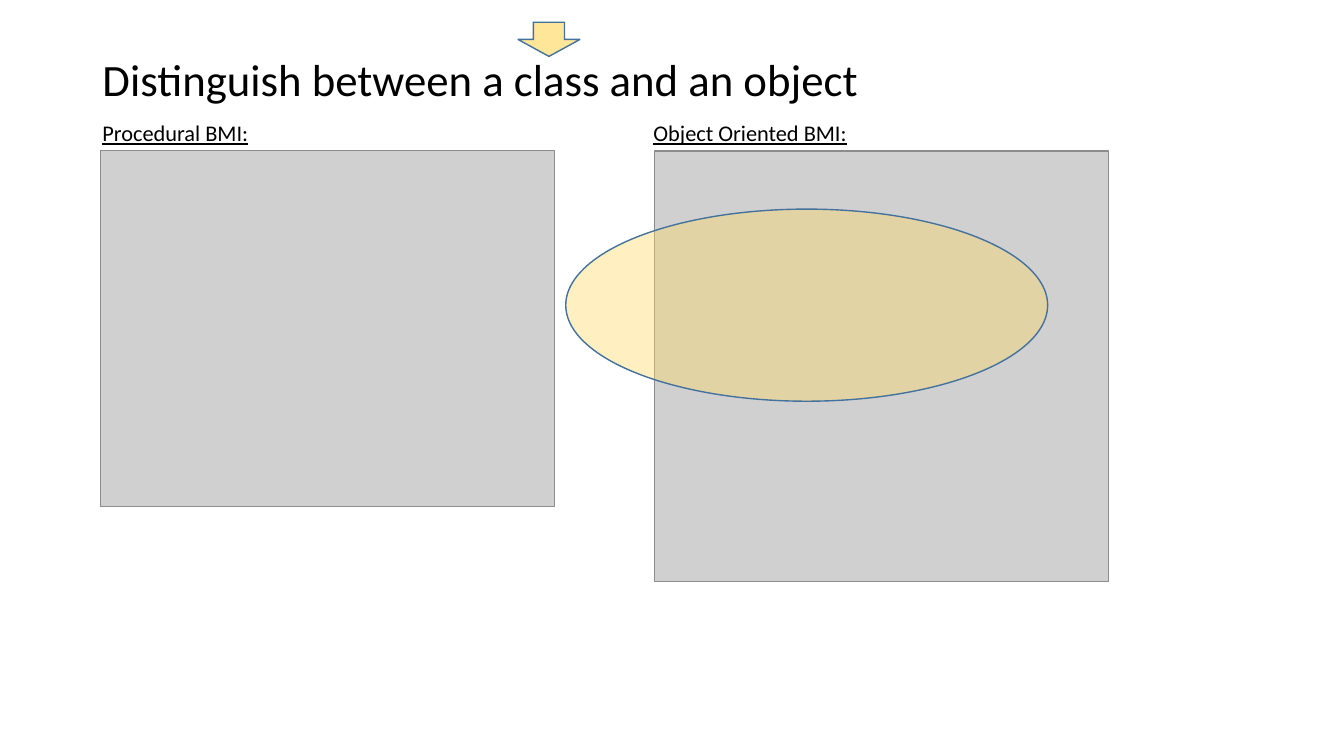
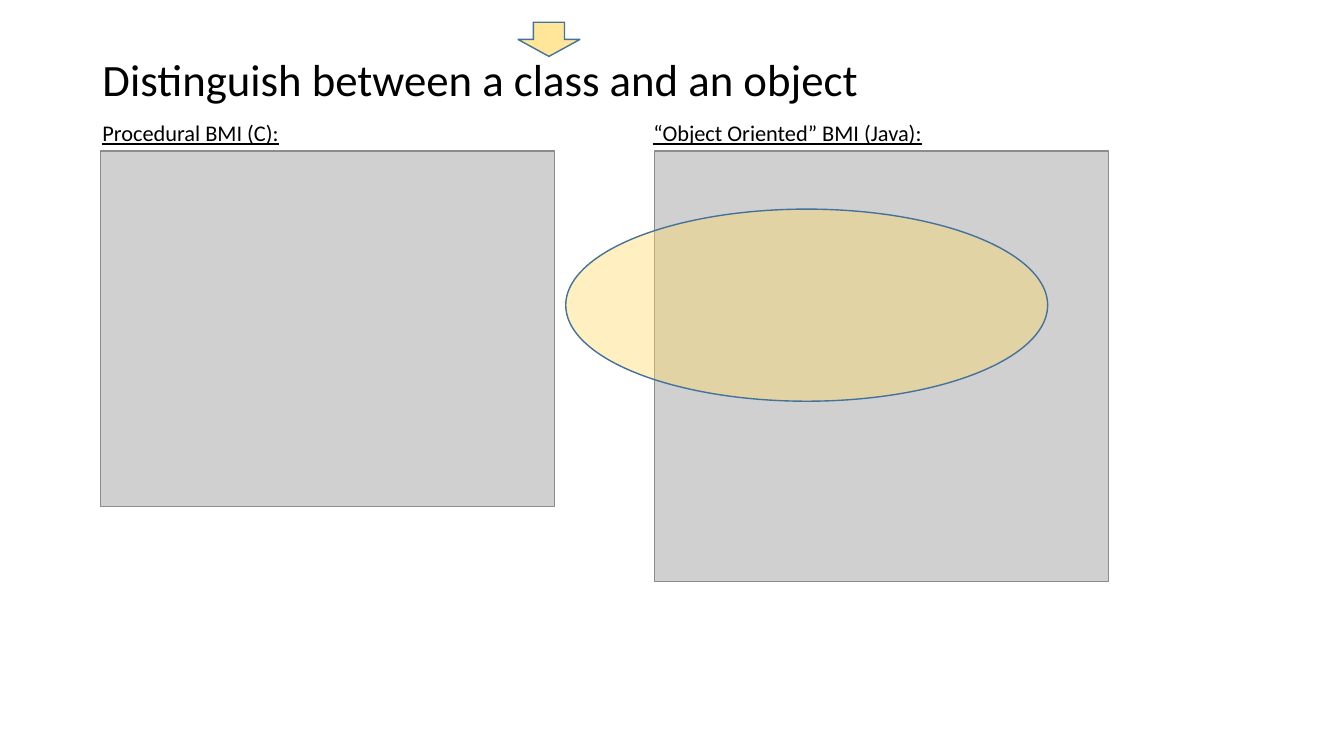
Before and after one commit to EricJPogue/www-epogue-info, a slide deck: slide 8 of CPSC-24500/Week01/2016SpringW01Slides.pptx (slide 7 before the commit). Drawn at 1344x756 pixels with LibreOffice and Linux fonts; fonts in the diff are those of the drawing; grey boxes stand for pictures. Boxes give left, top, right and bottom in pixels: in the first picture for what was removed or moved away, otherwise in the second. Text is boxed around its words. In the diff, an @@ line names an element or a change of style, - is before the commit and + after.

Commit message:
Update class artifacts.

```diff
--- a/CPSC-24500/Week01/2016SpringW01Slides.pptx
+++ b/CPSC-24500/Week01/2016SpringW01Slides.pptx
@@ text at [102,125,278,145]: text changed @@
-Procedural BMI:
+Procedural BMI (C):
@@ text at [653,125,921,145]: text changed @@
-Object Oriented BMI:
+“Object Oriented” BMI (Java):
```
Also in this commit, not shown: 16 other slides changed, 16 slides added, 2 slides removed, 5 other files.
